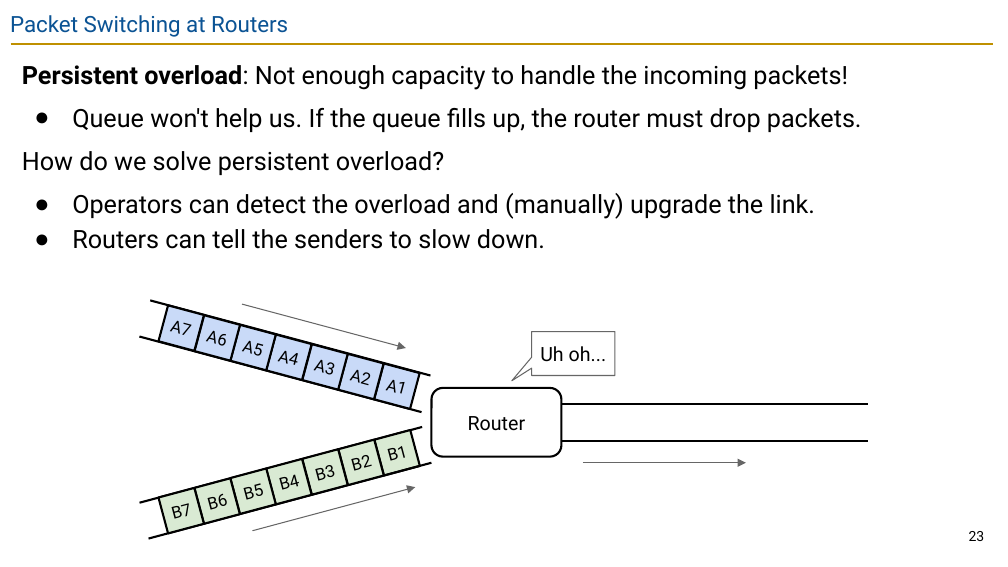
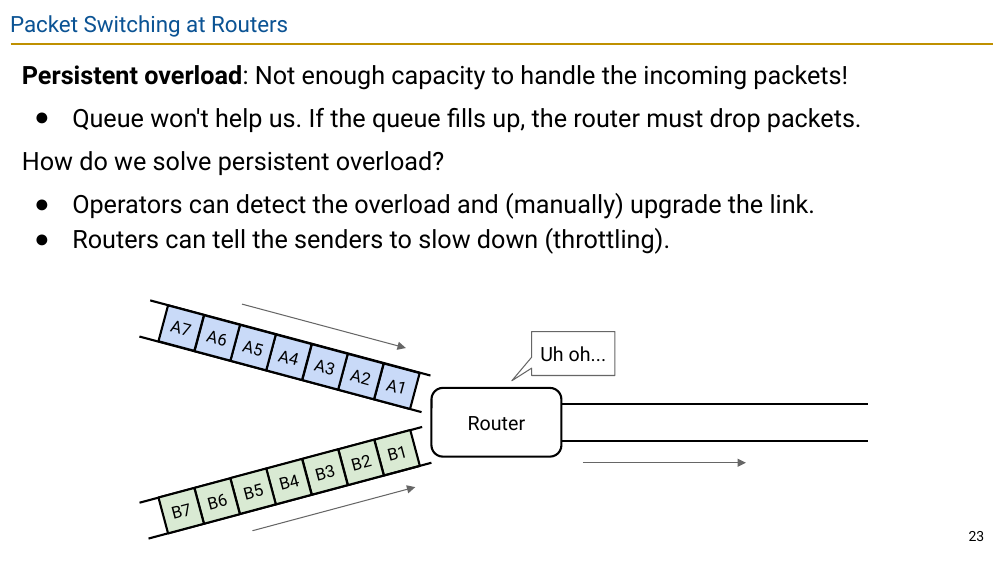
Before and after one commit to guhofstra/CSC175Sp26, a slide deck: slide 23 of PPTs/Lecture 3 - Links.pptx. Drawn at 1008x567 pixels with LibreOffice and Linux fonts; fonts in the diff are those of the drawing. Boxes give left, top, right and bottom in pixels: in the first picture for what was removed or moved away, otherwise in the second. Text is boxed around its words. In the diff, an @@ line names an element or a change of style, - is before the commit and + after.

```diff
--- a/PPTs/Lecture 3 - Links.pptx
+++ b/PPTs/Lecture 3 - Links.pptx
@@ text at <box>72,228,671,254</box>: text changed @@
-● Routers can tell the senders to slow down.
+● Routers can tell the senders to slow down (throttling).
```
Also in this commit, not shown: 6 other slides changed, 3 slides removed, 4 other files.
